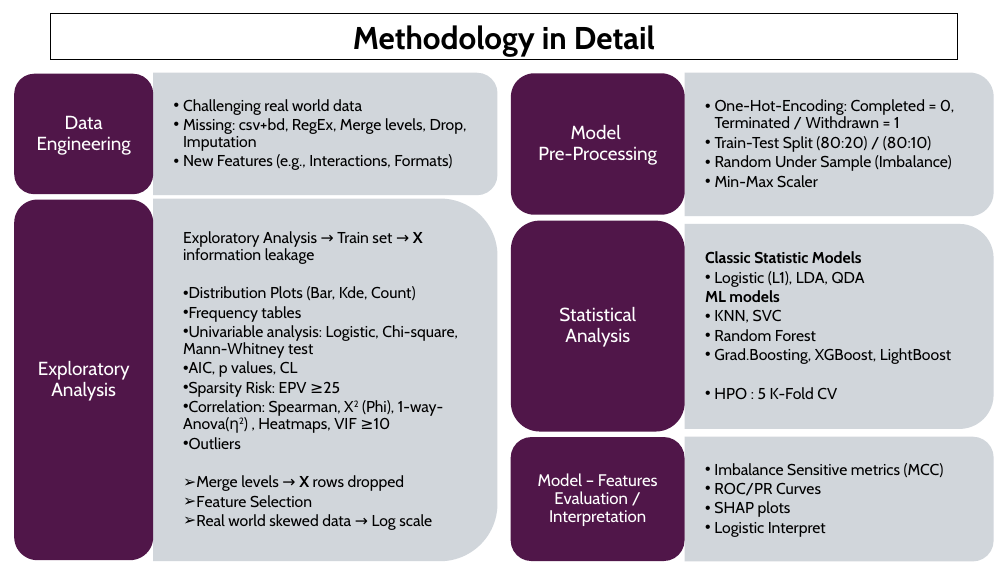
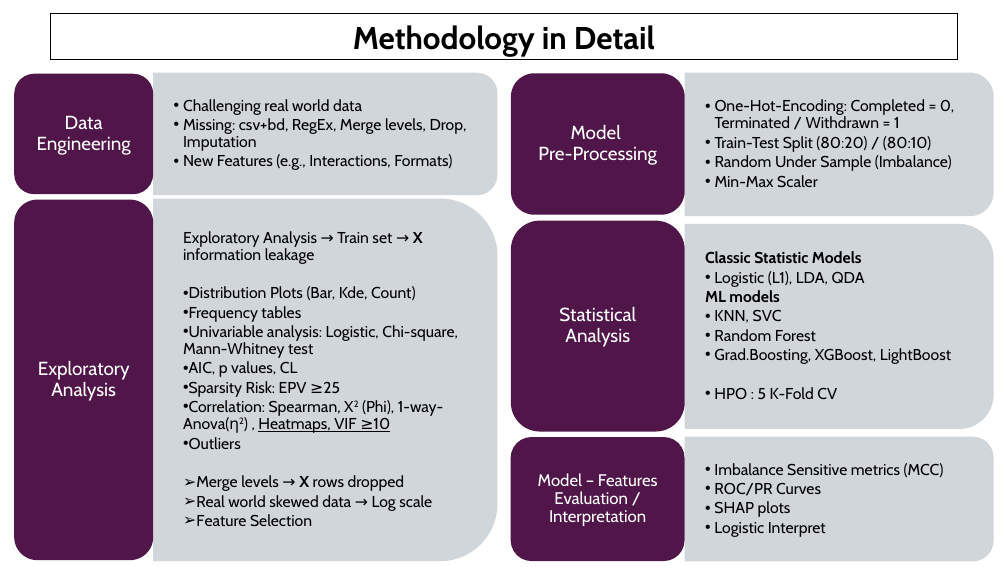
Before and after one commit to AndreouEugenia/Thesis, a slide deck: slide 10 of Thesis_Presentation.pptx. Drawn at 1008x567 pixels with LibreOffice and Linux fonts; fonts in the diff are those of the drawing; background and template pictures are left out. Boxes give left, top, right and bottom in pixels: in the first picture for what was removed or moved away, otherwise in the second. Text is boxed around its words. In the diff, an @@ line names an element or a change of style, - is before the commit and + after.

```diff
--- a/Thesis_Presentation.pptx
+++ b/Thesis_Presentation.pptx
@@ text at (183, 400, 443, 433): underline on in "Heatmaps, VIF ≥10" @@
@@ text at (196, 495, 432, 511): paragraph added @@
+  ➢ Real world skewed data → Log scale
@@ text at (196, 514, 432, 530): paragraph removed @@
-  ➢ Real world skewed data → Log scale
```
Also in this commit, not shown: 5 other slides changed, 2 other files.
